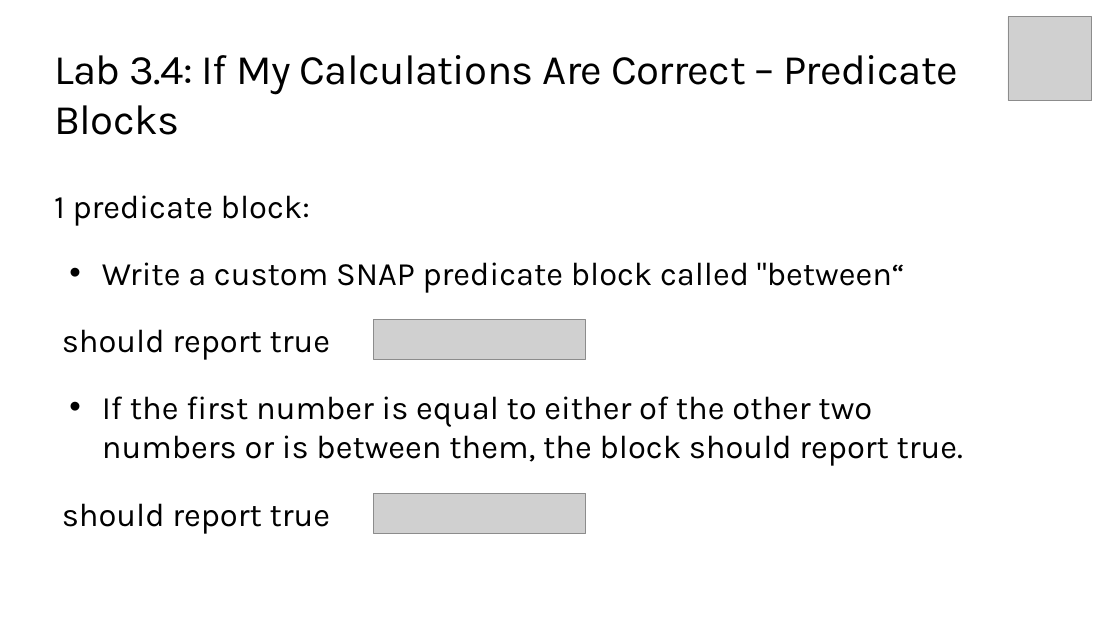
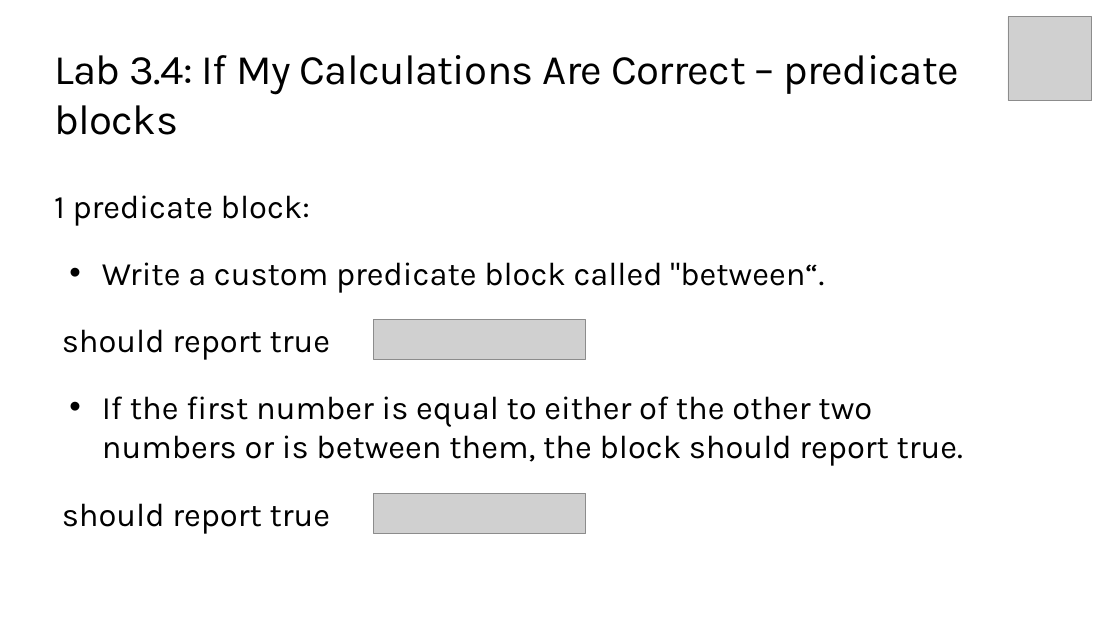
Before and after one commit to TEALSK12/introduction-to-computer-science, a slide deck: slide 8 of docs/slidedecks/TEALS SNAP 3.4.pptx. Drawn at 1120x630 pixels with LibreOffice and Linux fonts; fonts in the diff are those of the drawing; grey boxes stand for pictures; background and template pictures are left out. Boxes give left, top, right and bottom in pixels: in the first picture for what was removed or moved away, otherwise in the second. Text is boxed around its words. In the diff, an @@ line names an element or a change of style, - is before the commit and + after.

```diff
--- a/docs/slidedecks/TEALS SNAP 3.4.pptx
+++ b/docs/slidedecks/TEALS SNAP 3.4.pptx
@@ title at (54, 55, 959, 135): text changed @@
-Lab 3.4: If My Calculations Are Correct – Predicate Blocks
+Lab 3.4: If My Calculations Are Correct – predicate blocks
@@ text at (102, 262, 824, 293): text changed @@
-• Write a custom SNAP predicate block called "between“
+• Write a custom predicate block called "between“.
```
Also in this commit, not shown: 10 other slides changed, 2 other files.
